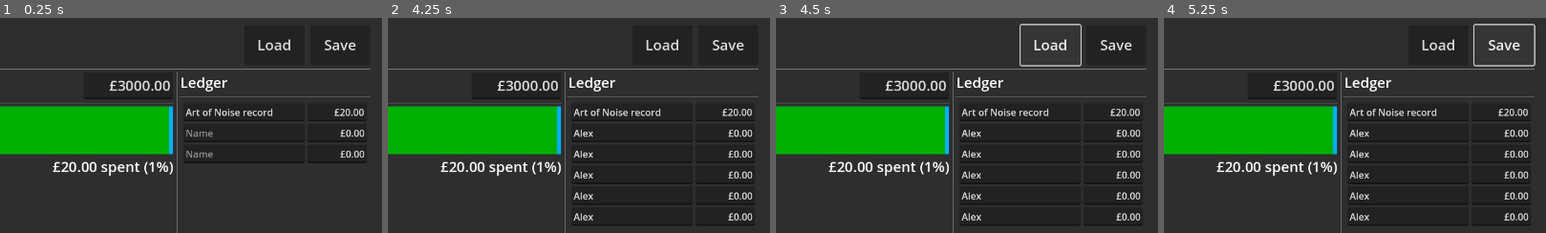
Above: before the commit, frames 1-4 (left to right).
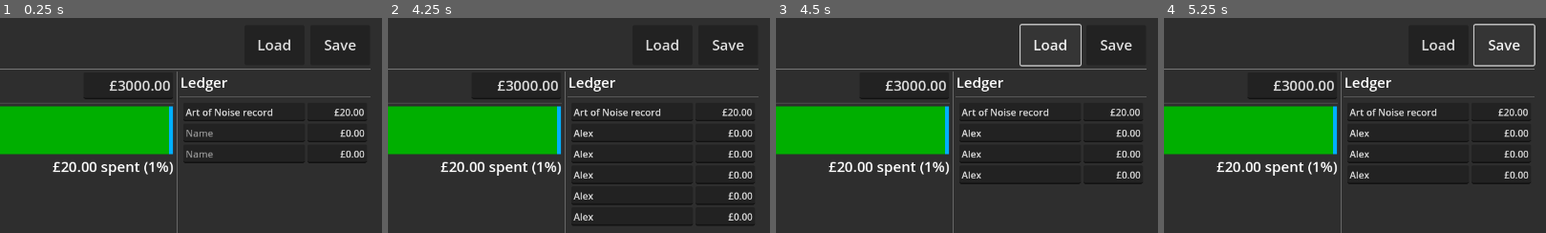
Above: after the commit, the same moments.

Repository: phrasmotica/budget-visualiser
Game: Godot game, scene res://app.tscn
The game is run twice, just before and just after one commit, with the same random seed, the same clock (stepped at 60 frames per second) and the same inputs.
Inputs (mouse positions are % of the whole screen's width and height, from its top left):
- Up to frame 1 (0.25 s): no input
- Up to frame 2 (4.25 s): click (82, 28) at 0.52 s; type "Alex" at 0.6 s; click (82, 33) at 0.75 s; type "Alex" at 0.83 s; click "New transaction" at 1.25 s; click (82, 38) at 2.02 s; type "Alex" at 2.1 s; click "New transaction" at 2.75 s; click "New transaction" at 3.5 s
- Up to frame 3 (4.5 s): click "Load" at 4.25 s
- Up to frame 4 (5.25 s): click "Save" at 5 s
The pictures show only the part of the screen within x 50-100%, y 1-51%; the shares and areas given below are measured in that part.

Frames 1-2 are identical in both runs. In frame 3, 0.9% of the frame differs, in the area x 48-96%, y 80-97%; in frame 4, 0.9%.

Commit message:
Only create as many transaction inputs as are required when budget data is loaded

Diff:
--- a/scripts/ledger_panel.gd
+++ b/scripts/ledger_panel.gd
@@ -35,11 +35,19 @@
 		ti.delete_mode = is_delete_mode
 
 func inject(transactions: Array[Transaction]):
-	for i in min(len(transactions), len(transaction_inputs)):
+	for ti in transaction_input_container.get_children():
+		transaction_input_container.remove_child(ti)
+
+	transaction_inputs.clear()
+
+	for i in len(transactions):
 		var t := transactions[i]
-		var ti := transaction_inputs[i]
 
+		var ti: TransactionInput = transaction_input_scene.instantiate()
 		ti.transaction = t
+
+		transaction_input_container.add_child(ti)
+		connect_input(ti)
 
 func handle_adjust_transaction(transaction: Transaction) -> void:
 	print("Transaction " + str(transaction.id) + " for " + transaction.name + " has amount " + str(transaction.amount))
Not shown: 2 places in scenes/ledger_panel.tscn that only renumber resources
